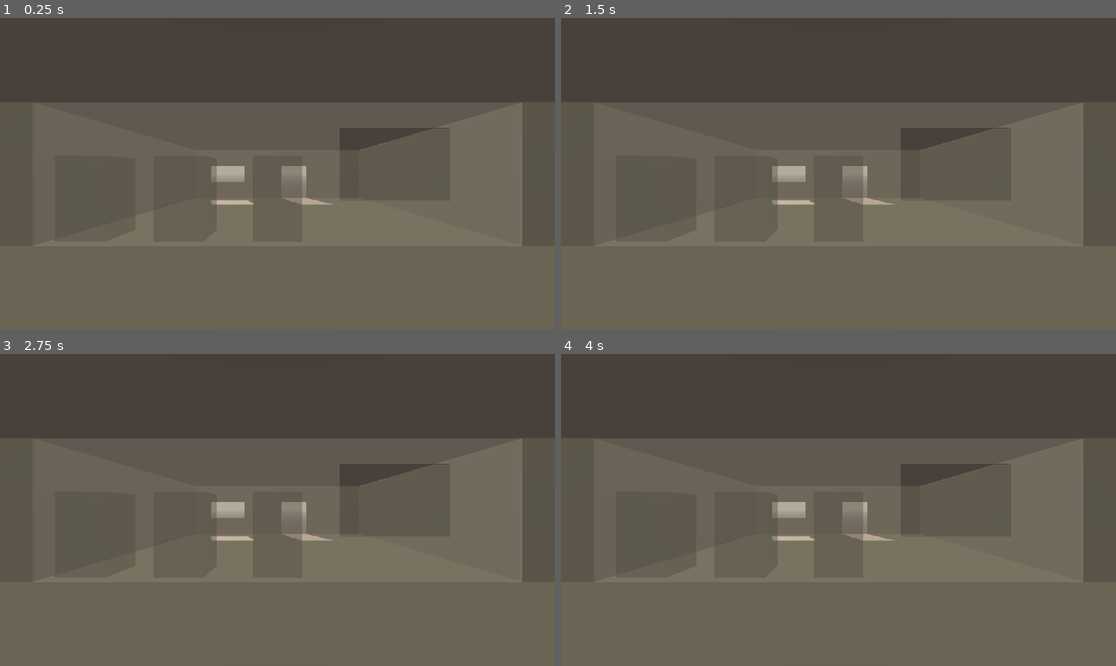
Above: before the commit, frames 1-4 (two rows, left to right).
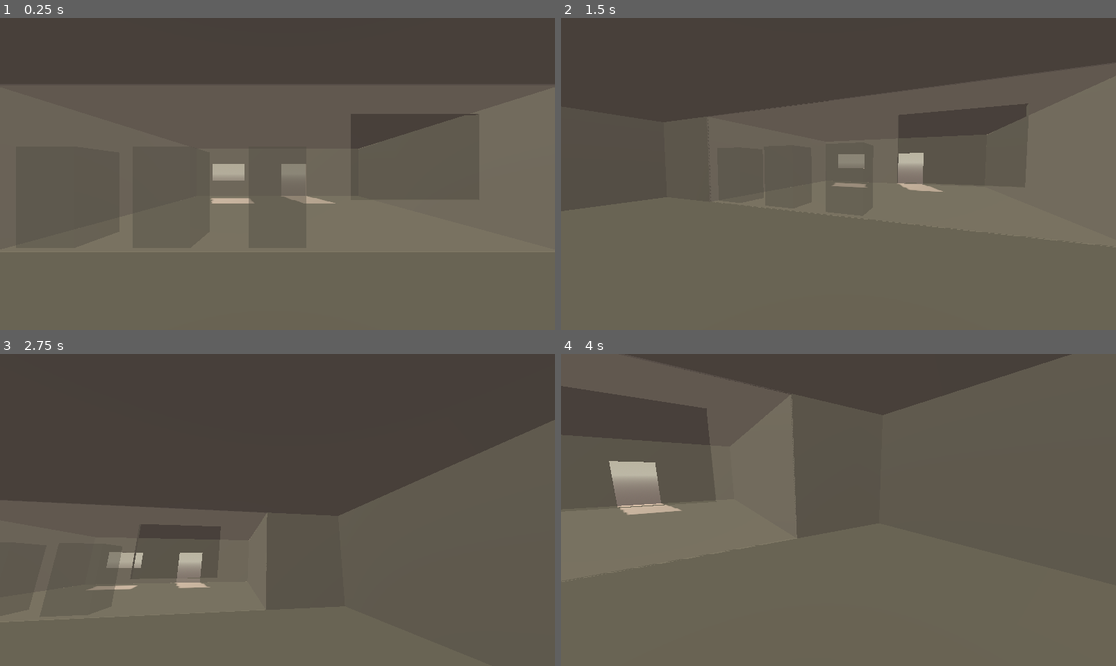
Above: after the commit, the same moments.

Repository: Sunday-Studio-Team/cafe
Game: Godot game, scene res://main.tscn
Same seed, same stepped clock (60 frames per second), same inputs: the game is played once before the commit and once after it.
Inputs (mouse positions are in pixels of both pictures, inside the frame that each line leads up to):
- Up to frame 1 (0.25 s): no input
- Up to frame 2 (1.5 s): tap Enter at 0.5 s; move the mouse to (960, 158) at 0.52 s; hold D (move_right, bound only after the commit) 0.53-1.28 s; tap I at 0.6, 1.35 s; move the mouse to (727, 189) at 1.27 s; hold S (move_back, bound only after the commit) from 1.28 s (still down)
- Up to frame 3 (2.75 s): move the mouse to (333, 441) at 2.02 s; release S (move_back, bound only after the commit) at 2.03 s; hold D (move_right, bound only after the commit) from 2.03 s (still down); tap I at 2.1 s
- Up to frame 4 (4 s): move the mouse to (810, 572) at 2.77 s; release D (move_right, bound only after the commit) at 2.78 s; hold W (move_forward, bound only after the commit) 2.78-3.53 s; tap I at 2.85, 3.6 s; move the mouse to (1005, 556) at 3.52 s; hold A (move_left, bound only after the commit) from 3.53 s (still down)

The runs differ from the first frame. In frame 1, 7.1% of the frame differs, in the area x 0-100%, y 21-74%; in frame 2, 9.8%; in frame 3, 22%; in frame 4, 22%, in the area x 0-100%, y 0-74%.

Commit message:
add fps controls

Diff:
--- a/godot/global.gd
+++ b/godot/global.gd
@@ -1,5 +1,6 @@
 extends Node
 
+var player: Player
 var main_scene: Node3D
 var customer_entry_spot: Marker3D
 var customer_leaving_spot: Marker3D
--- a/godot/machine.tscn
+++ b/godot/machine.tscn
@@ -31,6 +31,7 @@
 
 [node name="ProgressIndicator" type="Sprite3D" parent="." unique_id=1182371401]
 transform = Transform3D(0.5, 0, 0, 0, 0.5, 0, 0, 0, 0.5, 0, 0.7, 1)
+billboard = 2
 texture = SubResource("ViewportTexture_6qesk")
 
 [node name="SubViewport" type="SubViewport" parent="ProgressIndicator" unique_id=1178466868]
--- a/godot/main.tscn
+++ b/godot/main.tscn
@@ -3,6 +3,7 @@
 [ext_resource type="Script" uid="uid://mncpikkcm8wd" path="res://main.gd" id="1_ig7tw"]
 [ext_resource type="PackedScene" uid="uid://cn12vpm4btpmx" path="res://machine.tscn" id="2_0xm2m"]
 [ext_resource type="PackedScene" uid="uid://dp7t0dh80ct1r" path="res://customer.tscn" id="3_h2yge"]
+[ext_resource type="PackedScene" uid="uid://c01lyg34g6sxd" path="res://player.tscn" id="4_1bvp3"]
 
 [sub_resource type="ProceduralSkyMaterial" id="ProceduralSkyMaterial_ig7tw"]
 sky_top_color = Color(0.7058824, 0.67058825, 0.56078434, 1)
@@ -28,10 +29,6 @@
 customer_scene = ExtResource("3_h2yge")
 spot_for_customer_entry = NodePath("CustomerEntrySpot")
 customer_leaving_spot = NodePath("CustomerLeavingSpot")
-
-[node name="Camera3D" type="Camera3D" parent="." unique_id=1821948512]
-transform = Transform3D(1, 0, 0, 0, 1, 0, 0, 0, 1, 0, 1.5, 9)
-fov = 70.0
 
 [node name="WorldEnvironment" type="WorldEnvironment" parent="." unique_id=992581230]
 environment = SubResource("Environment_h2yge")
@@ -65,6 +62,7 @@
 size = Vector3(1.5, 2, 0.1)
 
 [node name="BackWall" type="CSGCombiner3D" parent="Building" unique_id=480264500]
+use_collision = true
 
 [node name="Wall" type="CSGBox3D" parent="Building/BackWall" unique_id=251660152]
 transform = Transform3D(1, 0, 0, 0, 1, 0, 0, 0, 1, 0, 1.5, 4.4)
@@ -78,6 +76,7 @@
 
 [node name="BackRoom" type="CSGCombiner3D" parent="Building" unique_id=1068869310]
 transform = Transform3D(1, 0, 0, 0, 1, 0, 0, 0, 1, 0, 0, 8.95)
+use_collision = true
 
 [node name="Room" type="CSGBox3D" parent="Building/BackRoom" unique_id=159442344]
 transform = Transform3D(1, 0, 0, 0, 1, 0, 0, 0, 1, 0, 1.5, 0)
@@ -114,3 +113,6 @@
 [node name="CustomerSpawnTimer" type="Timer" parent="." unique_id=785760779]
 wait_time = 5.0
 autostart = true
+
+[node name="Player" parent="." unique_id=1025923804 instance=ExtResource("4_1bvp3")]
+transform = Transform3D(1, 0, 0, 0, 1, 0, 0, 0, 1, 0, 0, 8)
--- /dev/null
+++ b/godot/player.gd
@@ -0,0 +1,91 @@
+# NOTE: this is mostly copied from another project so probably has some
+# unused stuff
+#	- jack
+class_name Player
+extends CharacterBody3D
+
+const ACCELERATION := 25.0
+const DECELERATION := 25.0
+const MOVE_SPEED := 2.5
+const STRIDE_LENGTH := 0.75
+
+@export var camera: Camera3D
+
+var mouse_sens := 0.1
+# the mouse's movement since the last physics frame .
+# we get mouse input from _unhandled_input() which is called continuously, so
+# we store it here then apply it in the physics process so no movement is
+# applied off-sync with physics frames
+var mouse_delta: Vector2 = Vector2.ZERO
+# vars for footstep sounds
+var pos_last_physics_frame: Vector3
+var dist_travelled_since_last_step: float
+
+@onready var hands: Area3D = %Hands
+
+
+func _ready() -> void:
+	Global.player = self
+	#Global.player_hands = hands
+	Input.mouse_mode = Input.MOUSE_MODE_CAPTURED
+
+
+func _physics_process(delta: float) -> void:
+	handle_mouselook()
+	handle_movement(delta)
+	handle_gravity(delta)
+	handle_footstep_sounds()
+	move_and_slide()
+
+
+func _unhandled_input(event: InputEvent) -> void:
+	if event is InputEventMouseMotion and Input.get_mouse_mode() == Input.MOUSE_MODE_CAPTURED:
+		mouse_delta += event.screen_relative * mouse_sens
+
+
+func handle_mouselook() -> void:
+	camera.rotation_degrees.x -= mouse_delta.y
+	camera.rotation_degrees.x = clamp(camera.rotation_degrees.x, -90, 90)
+
+	rotation_degrees.y -= mouse_delta.x
+
+	mouse_delta = Vector2.ZERO
+
+
+func handle_movement(delta: float) -> void:
+	# get the input direction (literally a Vector2 of the WASD/stick direction in x and y)
+	var input_dir_2d := Input.get_vector("move_left", "move_right", "move_forward", "move_back")
+
+	# create a Vector3 of the the input_dir in 3D space
+	var input_dir_3d := Vector3(input_dir_2d.x, 0, input_dir_2d.y)
+
+	# multiply our input direction by our transform to get our rotated move direction in 3D space
+	var move_dir_3d := transform.basis * input_dir_3d
+
+	# get current velocity without Y so we dont do anything that messes with any gravity
+	var horizontal_velocity = Vector3(velocity.x, 0, velocity.z)
+
+	if move_dir_3d.length() > 0.2:
+		horizontal_velocity = horizontal_velocity.move_toward(move_dir_3d * MOVE_SPEED, ACCELERATION * delta)
+	else:
+		horizontal_velocity = horizontal_velocity.move_toward(Vector3.ZERO, DECELERATION * delta)
+
+	# apply our horizontal velocity (but leave Y alone, the gravity func will handle that)
+	velocity = Vector3(horizontal_velocity.x, velocity.y, horizontal_velocity.z)
+
+
+func handle_gravity(delta: float) -> void:
+	velocity.y += get_gravity().y * delta
+
+
+func handle_footstep_sounds() -> void:
+	if get_last_motion() == Vector3.ZERO:
+		dist_travelled_since_last_step = 0
+	else:
+		dist_travelled_since_last_step += global_position.distance_to(pos_last_physics_frame)
+
+	if dist_travelled_since_last_step >= STRIDE_LENGTH:
+		# TODO: play sound
+		dist_travelled_since_last_step = 0
+
+	pos_last_physics_frame = global_position
--- /dev/null
+++ b/godot/player.tscn
@@ -0,0 +1,29 @@
+[gd_scene format=3 uid="uid://c01lyg34g6sxd"]
+
+[ext_resource type="Script" uid="uid://deaoq82qeackq" path="res://player.gd" id="1_4flbx"]
+
+[sub_resource type="CapsuleShape3D" id="CapsuleShape3D_onrkg"]
+radius = 0.25
+height = 1.7
+
+[sub_resource type="BoxShape3D" id="BoxShape3D_4flbx"]
+size = Vector3(0.5, 0.5, 0.75)
+
+[node name="Player" type="CharacterBody3D" unique_id=1025923804 node_paths=PackedStringArray("camera")]
+script = ExtResource("1_4flbx")
+camera = NodePath("Camera3D")
+
+[node name="CollisionShape3D" type="CollisionShape3D" parent="." unique_id=2095059819]
+transform = Transform3D(1, 0, 0, 0, 1, 0, 0, 0, 1, 0, 0.9, 0)
+shape = SubResource("CapsuleShape3D_onrkg")
+
+[node name="Camera3D" type="Camera3D" parent="." unique_id=2046988330]
+transform = Transform3D(1, 0, 0, 0, 1, 0, 0, 0, 1, 0, 1.4, 0)
+
+[node name="Hands" type="Area3D" parent="Camera3D" unique_id=891143223]
+unique_name_in_owner = true
+transform = Transform3D(1, 0, 0, 0, 1, 0, 0, 0, 1, 0, -1.4, 0)
+
+[node name="CollisionShape3D" type="CollisionShape3D" parent="Camera3D/Hands" unique_id=1960019624]
+transform = Transform3D(1, 0, 0, 0, 1, 0, 0, 0, 1, 0, 1.3, -1.1)
+shape = SubResource("BoxShape3D_4flbx")
--- a/godot/project.godot
+++ b/godot/project.godot
@@ -24,6 +24,29 @@
 
 enabled=PackedStringArray("res://addons/GDQuest_GDScript_formatter/plugin.cfg")
 
+[input]
+
+move_left={
+"deadzone": 0.2,
+"events": [Object(InputEventKey,"resource_local_to_scene":false,"resource_name":"","device":-1,"window_id":0,"alt_pressed":false,"shift_pressed":false,"ctrl_pressed":false,"meta_pressed":false,"pressed":false,"keycode":0,"physical_keycode":65,"key_label":0,"unicode":97,"location":0,"echo":false,"script":null)
+]
+}
+move_right={
+"deadzone": 0.2,
+"events": [Object(InputEventKey,"resource_local_to_scene":false,"resource_name":"","device":-1,"window_id":0,"alt_pressed":false,"shift_pressed":false,"ctrl_pressed":false,"meta_pressed":false,"pressed":false,"keycode":0,"physical_keycode":68,"key_label":0,"unicode":100,"location":0,"echo":false,"script":null)
+]
+}
+move_forward={
+"deadzone": 0.2,
+"events": [Object(InputEventKey,"resource_local_to_scene":false,"resource_name":"","device":-1,"window_id":0,"alt_pressed":false,"shift_pressed":false,"ctrl_pressed":false,"meta_pressed":false,"pressed":false,"keycode":0,"physical_keycode":87,"key_label":0,"unicode":119,"location":0,"echo":false,"script":null)
+]
+}
+move_back={
+"deadzone": 0.2,
+"events": [Object(InputEventKey,"resource_local_to_scene":false,"resource_name":"","device":-1,"window_id":0,"alt_pressed":false,"shift_pressed":false,"ctrl_pressed":false,"meta_pressed":false,"pressed":false,"keycode":0,"physical_keycode":83,"key_label":0,"unicode":115,"location":0,"echo":false,"script":null)
+]
+}
+
 [physics]
 
 3d/physics_engine="Jolt Physics"
Not shown, added: godot/player.gd.uid
